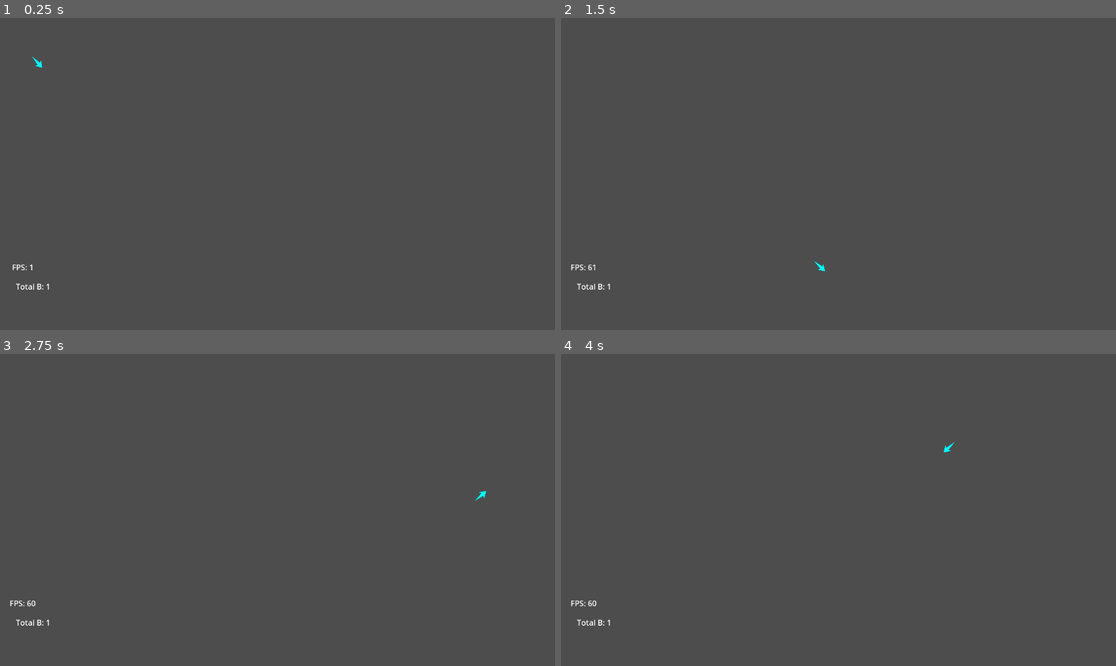
Above: before the commit, frames 1-4 (two rows, left to right).
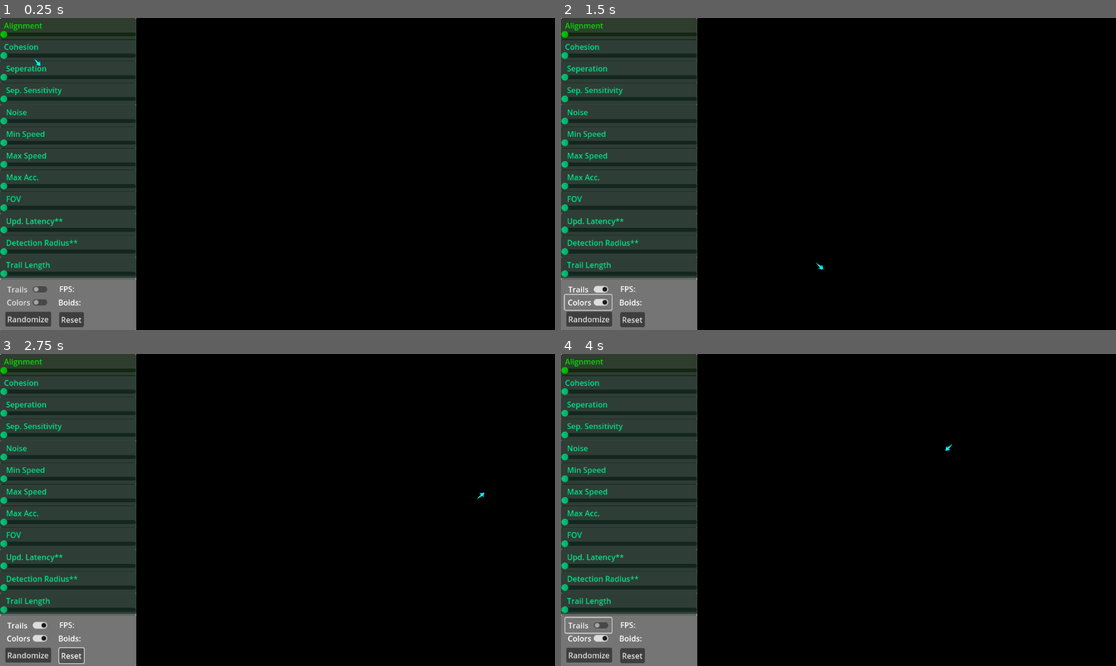
Above: after the commit, the same moments.

Repository: Vivek13130/Boids
Game: Godot game, scene res://scenes/main_scene.tscn
Two runs of this game, one before a commit and one after it. Both use one fixed random seed, a clock stepped at 60 frames per second and the inputs below.
Inputs (mouse positions are in pixels of both pictures, inside the frame that each line leads up to):
- Up to frame 1 (0.25 s): no input
- Up to frame 2 (1.5 s): click (588, 289) at 0.5 s, where only the run after the commit has a clickable "Trails"; click (588, 301) at 1.25 s, where only the run after the commit has a clickable "Colors"
- Up to frame 3 (2.75 s): click (72, 656) at 2 s, where only the run after the commit has a clickable "Reset"
- Up to frame 4 (4 s): click (588, 656) at 2.75 s, where only the run after the commit has a clickable "Randomize"; click (588, 625) at 3.5 s, where only the run after the commit has a clickable "Trails"

The runs differ from the first frame. In frame 1, 99% of the frame differs, in the area x 0-100%, y 0-100%; in frame 2, 99%; in frame 3, 99%; in frame 4, 99%.

Commit message:
Add files via upload
ui is responsive now , 
have to add some constraints and step size in ui , and do some limitations in code to avoid unwanted behaviour

Diff:
--- a/scenes/boid.tscn
+++ b/scenes/boid.tscn
@@ -8,7 +8,7 @@
 height = 169.992
 
 [node name="boid" type="CharacterBody2D"]
-scale = Vector2(0.15, 0.15)
+scale = Vector2(0.1, 0.1)
 script = ExtResource("1_mhefk")
 
 [node name="Sprite2D" type="Sprite2D" parent="."]
--- a/scenes/main_scene.gd
+++ b/scenes/main_scene.gd
@@ -1,9 +1,12 @@
-extends Node2D
+extends Control
+#extends Node2D
 
 var boid_scene : PackedScene = preload("res://scenes/boid.tscn")
 @onready var boid_manager: Node2D = $boid_manager
-@onready var fps: Label = $debug_nodes/fps
-@onready var total_boids: Label = $debug_nodes/total_boids
+
+@onready var fps: Label = $ui_manager/text_info/fps
+@onready var total_boids: Label = $ui_manager/text_info/total_boids
+
 
 var boid_count = 1;
 
@@ -12,10 +15,6 @@
 
 
 func _process(delta: float) -> void:
-#	updating debug nodes :
-	fps.text = "FPS: " + str(Engine.get_frames_per_second())
-	total_boids.text = "Total B: " + str(boid_count)
-
 	if Input.is_action_pressed("spawn_boid"):
 		spawn_boid()
 
--- a/scenes/main_scene.tscn
+++ b/scenes/main_scene.tscn
@@ -1,37 +1,21 @@
-[gd_scene load_steps=3 format=3 uid="uid://d4ch7ty1lvk03"]
+[gd_scene load_steps=4 format=3 uid="uid://d4ch7ty1lvk03"]
 
 [ext_resource type="Script" path="res://scenes/main_scene.gd" id="1_mc70k"]
 [ext_resource type="PackedScene" uid="uid://c1n37ogucnlfn" path="res://scenes/boid.tscn" id="2_n4n0a"]
+[ext_resource type="PackedScene" uid="uid://xkw6a187it4l" path="res://scenes/ui.tscn" id="3_2r7ee"]
 
-[node name="mainscene" type="Node2D"]
+[node name="mainscene" type="Control"]
+layout_mode = 3
+anchors_preset = 15
+anchor_right = 1.0
+anchor_bottom = 1.0
+grow_horizontal = 2
+grow_vertical = 2
 script = ExtResource("1_mc70k")
+
+[node name="ui" parent="." instance=ExtResource("3_2r7ee")]
+layout_mode = 1
 
 [node name="boid_manager" type="Node2D" parent="."]
 
 [node name="boid" parent="boid_manager" instance=ExtResource("2_n4n0a")]
-
-[node name="debug_nodes" type="Node2D" parent="."]
-
-[node name="fps" type="Label" parent="debug_nodes"]
-anchors_preset = 15
-anchor_right = 1.0
-anchor_bottom = 1.0
-offset_left = 33.0
-offset_top = 506.0
-offset_right = 61.0
-offset_bottom = 529.0
-grow_horizontal = 2
-grow_vertical = 2
-size_flags_horizontal = 0
-size_flags_vertical = 8
-text = "FPS"
-
-[node name="total_boids" type="Label" parent="debug_nodes"]
-offset_left = 33.0
-offset_top = 546.0
-offset_right = 98.0
-offset_bottom = 569.0
-size_flags_horizontal = 0
-size_flags_vertical = 8
-text = "TOTAL B"
-metadata/_edit_use_anchors_ = true
--- /dev/null
+++ b/scenes/ui.gd
@@ -0,0 +1 @@
+extends Control
--- /dev/null
+++ b/scenes/ui.tscn
@@ -0,0 +1,514 @@
+[gd_scene load_steps=2 format=3 uid="uid://xkw6a187it4l"]
+
+[ext_resource type="Script" path="res://scenes/ui.gd" id="1_u4caq"]
+
+[node name="ui" type="Control"]
+layout_mode = 3
+anchors_preset = 15
+anchor_right = 1.0
+anchor_bottom = 1.0
+grow_horizontal = 2
+grow_vertical = 2
+script = ExtResource("1_u4caq")
+
+[node name="background" type="ColorRect" parent="."]
+layout_mode = 1
+anchors_preset = -1
+anchor_right = 0.248
+anchor_bottom = 1.0
+offset_right = 0.303986
+grow_horizontal = 2
+grow_vertical = 2
+
+[node name="background2" type="ColorRect" parent="."]
+layout_mode = 1
+anchors_preset = -1
+anchor_left = 0.246
+anchor_right = 1.0
+anchor_bottom = 1.0
+offset_left = -0.391998
+grow_horizontal = 2
+grow_vertical = 2
+color = Color(0, 0, 0, 1)
+
+[node name="sliders" type="Panel" parent="."]
+custom_minimum_size = Vector2(150, 500)
+layout_mode = 1
+anchors_preset = -1
+anchor_right = 0.246
+anchor_bottom = 0.833
+offset_right = -0.391998
+offset_bottom = 0.215942
+
+[node name="sl1" type="Panel" parent="sliders"]
+modulate = Color(0, 0.886275, 0, 1)
+layout_mode = 1
+anchors_preset = -1
+anchor_right = 1.0
+anchor_bottom = 0.085
+offset_right = -0.391998
+
+[node name="Label" type="Label" parent="sliders/sl1"]
+layout_mode = 1
+anchors_preset = -1
+anchor_top = 0.087
+anchor_right = 1.0
+anchor_bottom = 0.609
+offset_top = -0.00200033
+grow_horizontal = 2
+text = "  Alignment"
+
+[node name="HSlider" type="HSlider" parent="sliders/sl1"]
+layout_mode = 1
+anchors_preset = -1
+anchor_top = 0.546
+anchor_right = 1.0
+anchor_bottom = 0.97
+offset_top = 0.00876999
+offset_bottom = 0.0112801
+grow_horizontal = 2
+grow_vertical = 0
+
+[node name="sl2" type="Panel" parent="sliders"]
+modulate = Color(0, 0.886275, 0.52549, 1)
+layout_mode = 1
+anchors_preset = -1
+anchor_top = 0.082
+anchor_right = 1.0
+anchor_bottom = 0.167
+offset_top = -0.156021
+offset_right = -0.391998
+offset_bottom = -0.156021
+
+[node name="Label" type="Label" parent="sliders/sl2"]
+layout_mode = 1
+anchors_preset = -1
+anchor_top = 0.087
+anchor_right = 1.0
+anchor_bottom = 0.609
+offset_top = -0.00200033
+grow_horizontal = 2
+text = "  Cohesion
+"
+
+[node name="HSlider" type="HSlider" parent="sliders/sl2"]
+layout_mode = 1
+anchors_preset = -1
+anchor_top = 0.546
+anchor_right = 1.0
+anchor_bottom = 0.97
+offset_top = 0.00876999
+offset_bottom = 0.0112801
+grow_horizontal = 2
+grow_vertical = 0
+
+[node name="sl3" type="Panel" parent="sliders"]
+modulate = Color(0, 0.886275, 0.52549, 1)
+layout_mode = 1
+anchors_preset = -1
+anchor_top = 0.165
+anchor_right = 1.0
+anchor_bottom = 0.25
+offset_top = 0.149467
+offset_right = -0.391998
+offset_bottom = 0.149475
+grow_horizontal = 2
+grow_vertical = 2
+
+[node name="Label" type="Label" parent="sliders/sl3"]
+layout_mode = 1
+anchors_preset = -1
+anchor_top = 0.087
+anchor_right = 1.0
+anchor_bottom = 0.609
+offset_top = -0.00200033
+grow_horizontal = 2
+text = "   Seperation"
+
+[node name="HSlider" type="HSlider" parent="sliders/sl3"]
+layout_mode = 1
+anchors_preset = -1
+anchor_top = 0.546
+anchor_right = 1.0
+anchor_bottom = 0.97
+offset_top = 0.00876999
+offset_bottom = 0.0112801
+grow_horizontal = 2
+grow_vertical = 0
+
+[node name="sl4" type="Panel" parent="sliders"]
+modulate = Color(0, 0.886275, 0.52549, 1)
+layout_mode = 1
+anchors_preset = -1
+anchor_top = 0.251
+anchor_right = 0.999
+anchor_bottom = 0.336
+offset_top = -1.16051
+offset_right = -0.108612
+offset_bottom = -1.16051
+
+[node name="Label" type="Label" parent="sliders/sl4"]
+layout_mode = 1
+anchors_preset = -1
+anchor_top = 0.087
+anchor_right = 1.0
+anchor_bottom = 0.609
+offset_top = -0.00200033
+grow_horizontal = 2
+text = "   Sep. Sensitivity"
+
+[node name="HSlider" type="HSlider" parent="sliders/sl4"]
+layout_mode = 1
+anchors_preset = -1
+anchor_top = 0.546
+anchor_right = 1.0
+anchor_bottom = 0.97
+offset_top = 0.00876999
+offset_bottom = 0.0112801
+grow_horizontal = 2
+grow_vertical = 0
+
+[node name="sl5" type="Panel" parent="sliders"]
+modulate = Color(0, 0.886275, 0.52549, 1)
+layout_mode = 1
+anchors_preset = -1
+anchor_top = 0.336
+anchor_right = 1.0
+anchor_bottom = 0.421
+offset_top = -1.93199
+offset_right = -0.391998
+offset_bottom = -1.93199
+
+[node name="Label" type="Label" parent="sliders/sl5"]
+layout_mode = 1
+anchors_preset = -1
+anchor_top = 0.087
+anchor_right = 1.0
+anchor_bottom = 0.609
+offset_top = -0.00200033
+grow_horizontal = 2
+text = "   Noise"
+
+[node name="HSlider" type="HSlider" parent="sliders/sl5"]
+layout_mode = 1
+anchors_preset = -1
+anchor_top = 0.546
+anchor_right = 1.0
+anchor_bottom = 0.97
+offset_top = 0.00876999
+offset_bottom = 0.0112801
+grow_horizontal = 2
+grow_vertical = 0
+
+[node name="sl6" type="Panel" parent="sliders"]
+modulate = Color(0, 0.886275, 0.52549, 1)
+layout_mode = 1
+anchors_preset = -1
+anchor_top = 0.42
+anchor_right = 1.002
+anchor_bottom = 0.505
+offset_top = -2.16498
+offset_right = -0.958801
+offset_bottom = -2.16498
+
+[node name="Label" type="Label" parent="sliders/sl6"]
+layout_mode = 1
+anchors_preset = -1
+anchor_top = 0.087
+anchor_right = 1.0
+anchor_bottom = 0.609
+offset_top = -0.00200033
+grow_horizontal = 2
+text = "   Min Speed"
+
+[node name="HSlider" type="HSlider" parent="sliders/sl6"]
+layout_mode = 1
+anchors_preset = -1
+anchor_top = 0.546
+anchor_right = 1.0
+anchor_bottom = 0.97
+offset_top = 0.00876999
+offset_bottom = 0.0112801
+grow_horizontal = 2
+grow_vertical = 0
+
+[node name="sl7" type="Panel" parent="sliders"]
+modulate = Color(0, 0.886275, 0.52549, 1)
+layout_mode = 1
+anchors_preset = -1
+anchor_top = 0.5
+anchor_right = 0.999
+anchor_bottom = 0.585
+offset_top = -0.244019
+offset_right = -0.108612
+offset_bottom = -0.244049
+
+[node name="Label" type="Label" parent="sliders/sl7"]
+layout_mode = 1
+anchors_preset = -1
+anchor_top = 0.087
+anchor_right = 1.0
+anchor_bottom = 0.609
+offset_top = -0.00200033
+grow_horizontal = 2
+text = "   Max Speed"
+
+[node name="HSlider" type="HSlider" parent="sliders/sl7"]
+layout_mode = 1
+anchors_preset = -1
+anchor_top = 0.546
+anchor_right = 1.0
+anchor_bottom = 0.97
+offset_top = 0.00876999
+offset_bottom = 0.0112801
+grow_horizontal = 2
+grow_vertical = 0
+
+[node name="sl8" type="Panel" parent="sliders"]
+modulate = Color(0, 0.886275, 0.52549, 1)
+layout_mode = 1
+anchors_preset = -1
+anchor_top = 0.591
+anchor_right = 0.999
+anchor_bottom = 0.676
+offset_top = -4.24643
+offset_right = -0.108612
+offset_bottom = -4.24646
+
+[node name="Label" type="Label" parent="sliders/sl8"]
+layout_mode = 1
+anchors_preset = -1
+anchor_top = 0.087
+anchor_right = 1.0
+anchor_bottom = 0.609
+offset_top = -0.00200033
+grow_horizontal = 2
+text = "   Max Acc."
+
+[node name="HSlider" type="HSlider" parent="sliders/sl8"]
+layout_mode = 1
+anchors_preset = -1
+anchor_top = 0.546
+anchor_right = 1.0
+anchor_bottom = 0.97
+offset_top = 0.00876999
+offset_bottom = 0.0112801
+grow_horizontal = 2
+grow_vertical = 0
+
+[node name="sl9" type="Panel" parent="sliders"]
+modulate = Color(0, 0.886275, 0.52549, 1)
+layout_mode = 1
+anchors_preset = -1
+anchor_top = 0.667
+anchor_right = 0.999
+anchor_bottom = 0.752
+offset_top = -0.180023
+offset_right = -0.108612
+offset_bottom = -0.180023
+
+[node name="Label" type="Label" parent="sliders/sl9"]
+layout_mode = 1
+anchors_preset = -1
+anchor_top = 0.087
+anchor_right = 1.0
+anchor_bottom = 0.609
+offset_top = -0.00200033
+grow_horizontal = 2
+text = "   FOV"
+
+[node name="HSlider" type="HSlider" parent="sliders/sl9"]
+layout_mode = 1
+anchors_preset = -1
+anchor_top = 0.546
+anchor_right = 1.0
+anchor_bottom = 0.97
+offset_top = 0.00876999
+offset_bottom = 0.0112801
+grow_horizontal = 2
+grow_vertical = 0
+
+[node name="sl10" type="Panel" parent="sliders"]
+modulate = Color(0, 0.886275, 0.52549, 1)
+layout_mode = 1
+anchors_preset = -1
+anchor_top = 0.752
+anchor_right = 0.999
+anchor_bottom = 0.837
+offset_top = 0.0569763
+offset_right = -0.108612
+offset_bottom = 0.0569763
+
+[node name="Label" type="Label" parent="sliders/sl10"]
+layout_mode = 1
+anchors_preset = -1
+anchor_top = 0.087
+anchor_right = 1.0
+anchor_bottom = 0.609
+offset_top = -0.00200033
+grow_horizontal = 2
+text = "   Upd. Latency**"
+
+[node name="HSlider" type="HSlider" parent="sliders/sl10"]
+layout_mode = 1
+anchors_preset = -1
+anchor_top = 0.546
+anchor_right = 1.0
+anchor_bottom = 0.97
+offset_top = 0.00876999
+offset_bottom = 0.0112801
+grow_horizontal = 2
+grow_vertical = 0
+
+[node name="sl11" type="Panel" parent="sliders"]
+modulate = Color(0, 0.886275, 0.52549, 1)
+layout_mode = 1
+anchors_preset = -1
+anchor_top = 0.836
+anchor_right = 0.999
+anchor_bottom = 0.921
+offset_top = -0.176025
+offset_right = -0.108612
+offset_bottom = -0.176025
+
+[node name="Label" type="Label" parent="sliders/sl11"]
+layout_mode = 1
+anchors_preset = -1
+anchor_top = 0.087
+anchor_right = 1.0
+anchor_bottom = 0.609
+offset_top = -0.00200033
+grow_horizontal = 2
+text = "   Detection Radius**"
+
+[node name="HSlider" type="HSlider" parent="sliders/sl11"]
+layout_mode = 1
+anchors_preset = -1
+anchor_top = 0.546
+anchor_right = 1.0
+anchor_bottom = 0.97
+offset_top = 0.00876999
+offset_bottom = 0.0112801
+grow_horizontal = 2
+grow_vertical = 0
+
+[node name="sl12" type="Panel" parent="sliders"]
+modulate = Color(0, 0.886275, 0.52549, 1)
+layout_mode = 1
+anchors_preset = -1
+anchor_top = 0.921
+anchor_right = 0.999
+anchor_bottom = 1.0
+offset_top = 0.0524902
+offset_right = -0.108612
+offset_bottom = 3.28345
+
+[node name="Label" type="Label" parent="sliders/sl12"]
+layout_mode = 1
+anchors_preset = -1
+anchor_top = 0.087
+anchor_right = 1.0
+anchor_bottom = 0.609
+offset_top = -0.00200033
+grow_horizontal = 2
+text = "   Trail Length"
+
+[node name="HSlider" type="HSlider" parent="sliders/sl12"]
+layout_mode = 1
+anchors_preset = -1
+anchor_top = 0.546
+anchor_right = 1.0
+anchor_bottom = 0.97
+offset_top = 0.00876999
+offset_bottom = 0.0112801
+grow_horizontal = 2
+grow_vertical = 0
+
+[node name="checks and text_info" type="Panel" parent="."]
+custom_minimum_size = Vector2(150, 100)
+layout_mode = 1
+anchors_preset = -1
+anchor_top = 0.836
+anchor_right = 0.246
+anchor_bottom = 1.002
+offset_top = 0.271973
+offset_right = -0.391998
+offset_bottom = -0.296082
+
+[node name="Label" type="Label" parent="checks and text_info"]
+layout_mode = 1
+anchors_preset = -1
+anchor_left = 0.435
+anchor_top = 0.084
+anchor_right = 0.696
+anchor_bottom = 0.299
+offset_left = -0.105011
+offset_top = 0.0119991
+offset_right = 0.0319824
+offset_bottom = 0.00699806
+text = "FPS: "
+
+[node name="Label2" type="Label" parent="checks and text_info"]
+layout_mode = 1
+anchors_preset = -1
+anchor_left = 0.428
+anchor_top = 0.346
+anchor_right = 0.735
+anchor_bottom = 0.561
+offset_left = -0.124008
+offset_top = -0.0220032
+offset_right = -0.00500488
+offset_bottom = -0.0270042
+text = "Boids: "
+
+[node name="CheckBox" type="CheckButton" parent="checks and text_info"]
+layout_mode = 1
+anchors_preset = -1
+anchor_left = 0.032
+anchor_top = 0.056
+anchor_right = 0.371
+anchor_bottom = 0.346
+offset_left = -0.0560007
+offset_top = 0.0079999
+offset_right = 0.00699615
+offset_bottom = -0.0220032
+text = "Trails"
+
+[node name="CheckBox2" type="CheckButton" parent="checks and text_info"]
+layout_mode = 1
+anchors_preset = -1
+anchor_left = 0.028
+anchor_top = 0.308
+anchor_right = 0.371
+anchor_bottom = 0.598
+offset_left = 0.0759997
+offset_top = 0.0439987
+offset_right = 0.00699615
+offset_bottom = 0.0139961
+text = "Colors"
+
+[node name="Button" type="Button" parent="checks and text_info"]
+layout_mode = 1
+anchors_preset = -1
+anchor_left = 0.435
+anchor_top = 0.654
+anchor_right = 0.615
+anchor_bottom = 0.935
+offset_left = -0.105011
+offset_top = -0.978004
+offset_right = -0.0449982
+offset_bottom = -0.0450058
+text = "Reset"
+
+[node name="Button2" type="Button" parent="checks and text_info"]
+layout_mode = 1
+anchors_preset = -1
+anchor_left = 0.039
+anchor_top = 0.636
+anchor_right = 0.375
+anchor_bottom = 0.925
+offset_left = -0.0370007
+offset_top = -0.052002
+offset_right = -0.125008
+offset_bottom = 0.0249939
+text = "Randomize"
Binary file added: assets/eye_logo.png
Not shown, added: assets/eye_logo.png.import
